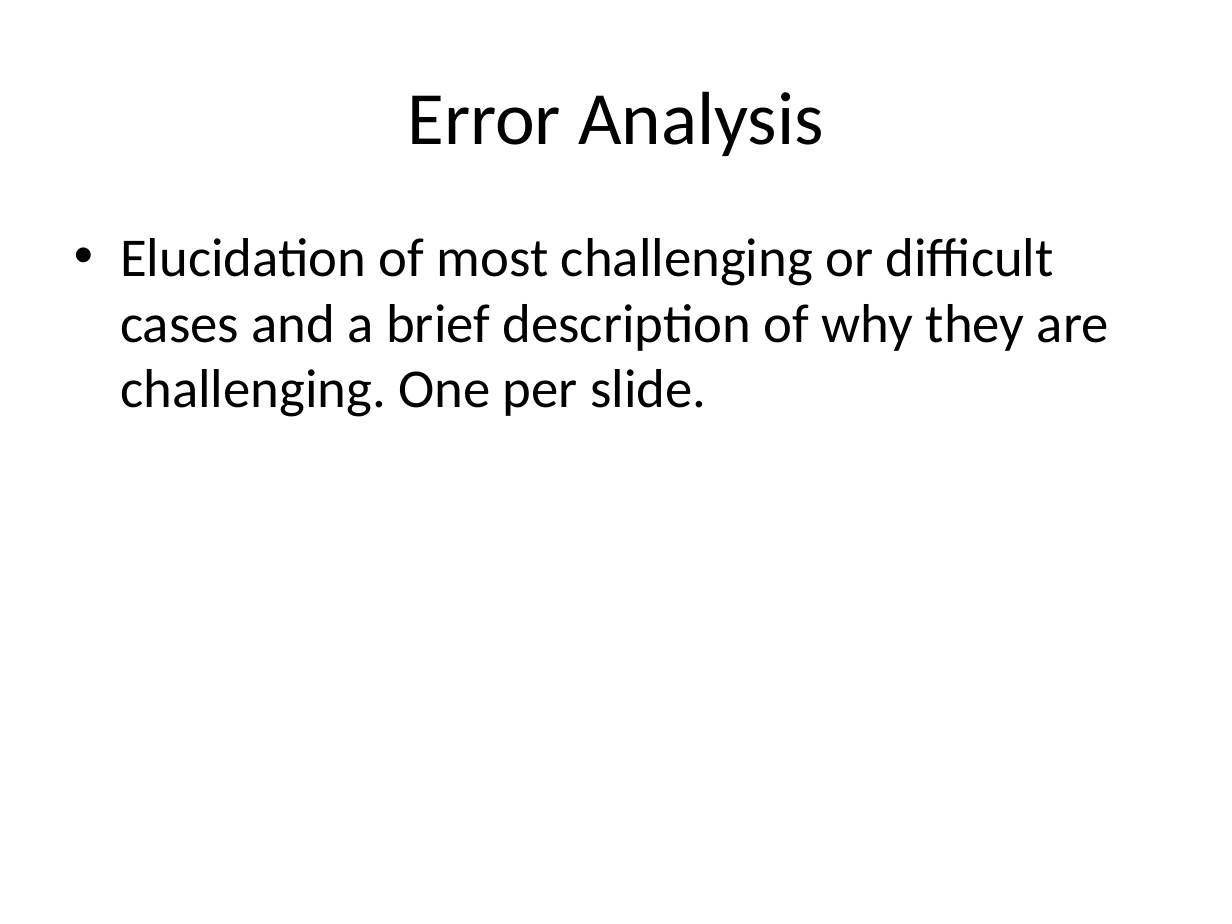
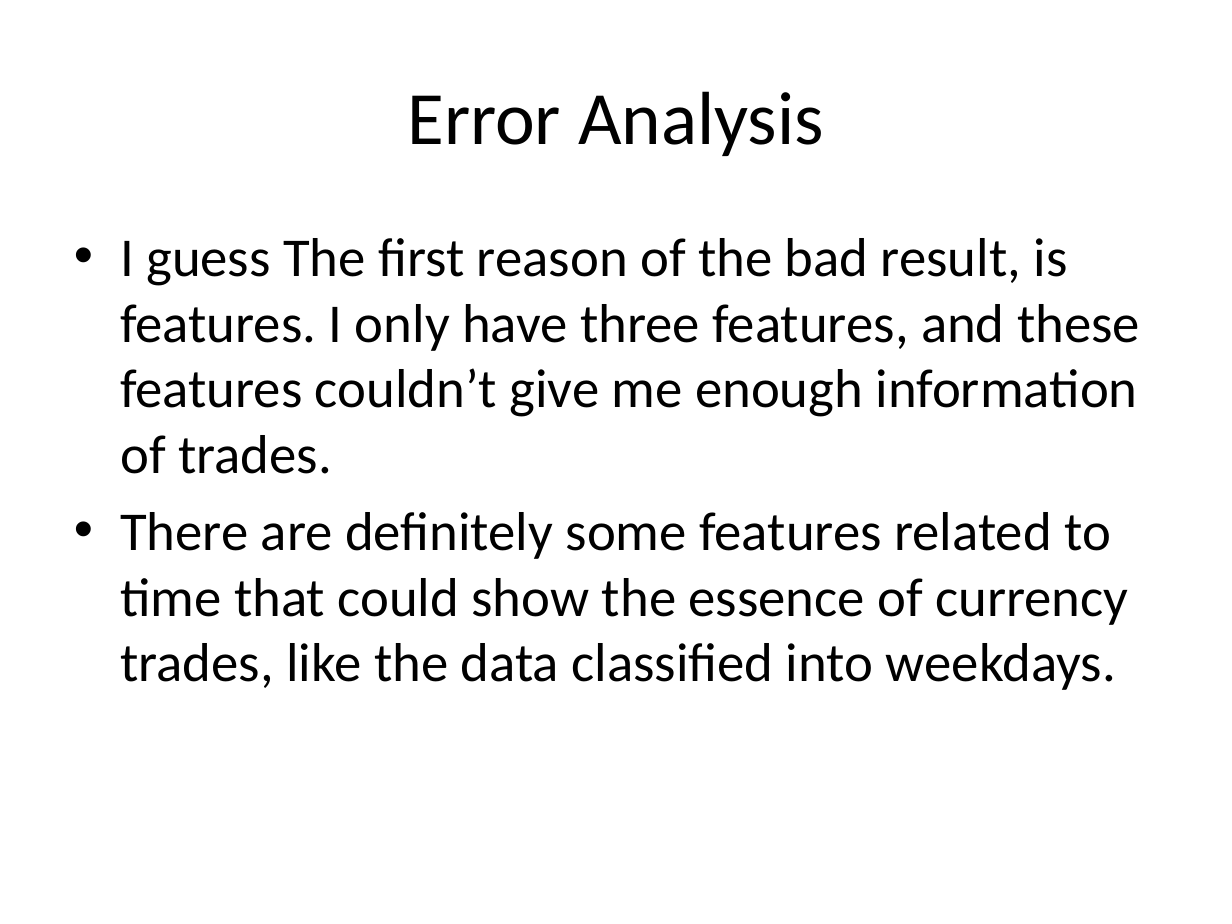
Before and after one commit to amaliujia/Foreign-Exchange, a slide deck: slide 13 of src/HW7/NonTechnical_Audience_Presentation.pptx (slide 10 before the commit). Drawn at 1232x924 pixels with LibreOffice and Linux fonts; fonts in the diff are those of the drawing. Boxes give left, top, right and bottom in pixels: in the first picture for what was removed or moved away, otherwise in the second. Text is boxed around its words. In the diff, an @@ line names an element or a change of style, - is before the commit and + after.

```diff
--- a/src/HW7/NonTechnical_Audience_Presentation.pptx
+++ b/src/HW7/NonTechnical_Audience_Presentation.pptx
@@ text at [120, 238, 1140, 690]: text changed @@
-• Elucidation of most challenging or difficult cases and a brief description of why they are challenging. One per slide.
+• I guess The first reason of the bad result, is features. I only have three features, and these features couldn’t give me enough information of trades.
+• There are definitely some features related to time that could show the essence of currency trades, like the data classified into weekdays.
```
Also in this commit, not shown: 4 other slides changed, 4 slides added, 1 slide removed.
